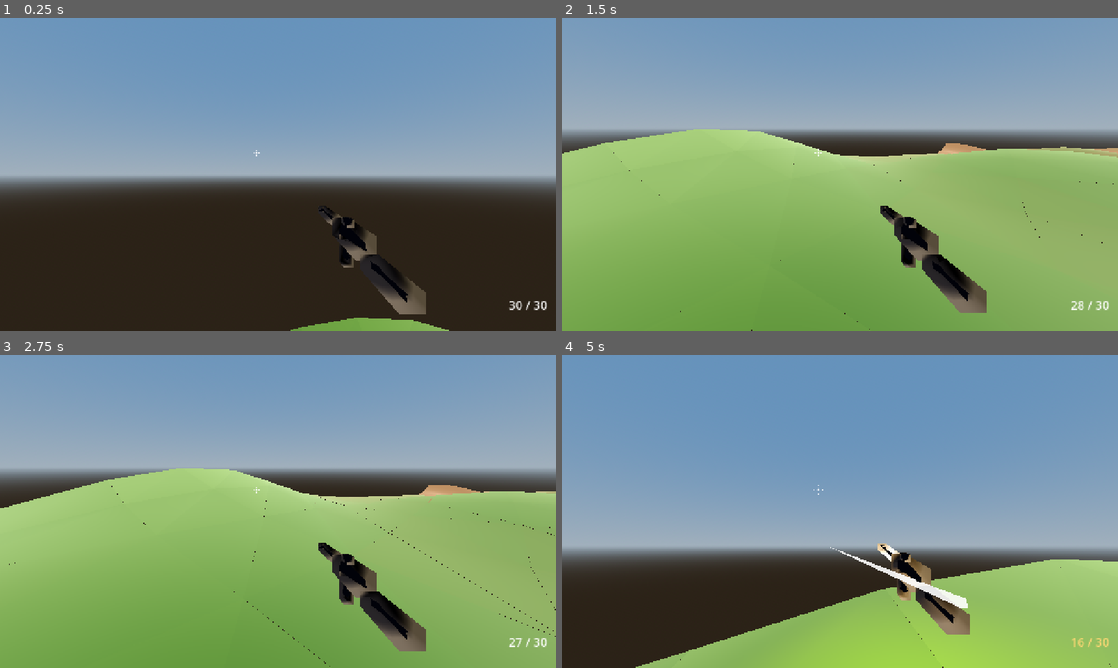
Above: before the commit, frames 1-4 (two rows, left to right).
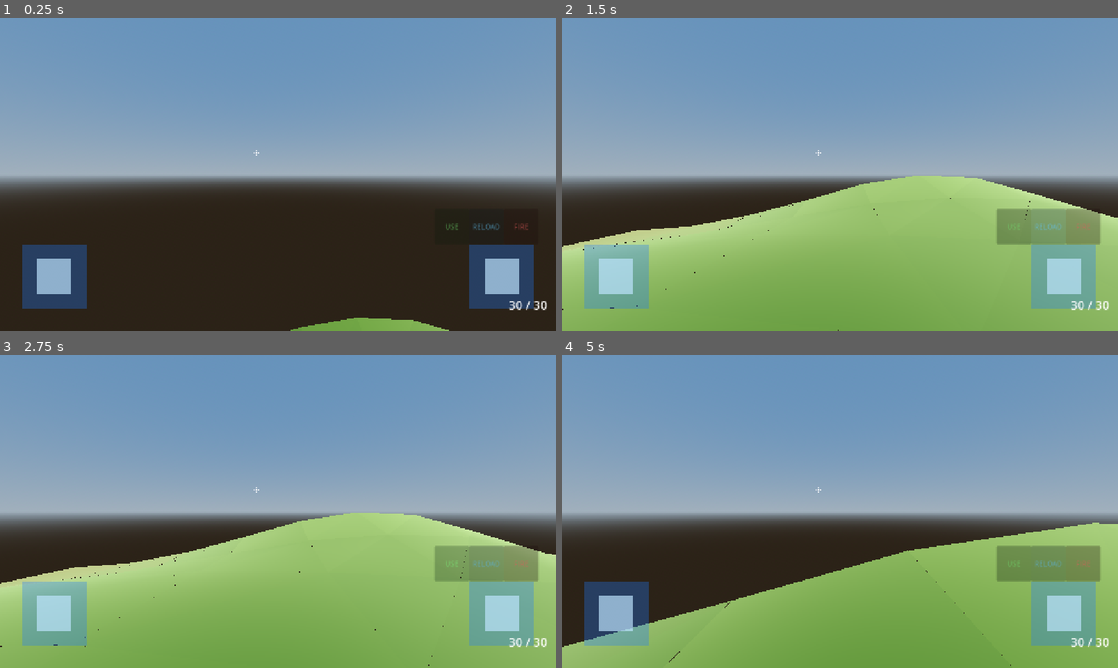
Above: after the commit, the same moments.

Repository: cybernattor/rankborn
Game: Godot game, scene res://scenes/game/game_scene.tscn
The game is run twice, just before and just after one commit, with the same random seed, the same clock (stepped at 60 frames per second) and the same inputs. This scene is started directly instead of the project's main scene.
Inputs (mouse positions are in pixels of both pictures, inside the frame that each line leads up to):
- Up to frame 1 (0.25 s): no input
- Up to frame 2 (1.5 s): click (1084, 227) at 0.5 s, where only the run after the commit has a clickable "FIRE"; click (1051, 227) at 1.25 s, where only the run after the commit has a clickable "RELOAD"
- Up to frame 3 (2.75 s): click (450, 564) at 2 s, where only the run after the commit has a clickable "USE"
- Up to frame 4 (5 s): tap Enter (ui_accept) at 2.75, 3.02, 3.77 s; move the mouse to (867, 511) at 2.77 s; press the mouse at (867, 511) at 2.78 s; hold W (move_forward) from 2.78 s (still down); move the mouse to (812, 511) at 3.52 s; release the mouse at (812, 511) at 3.53 s; right-click (812, 511) at 3.6 s; click (812, 511) at 3.8 s; move the mouse to (851, 505) at 4.27 s; press the mouse at (851, 505) at 4.28 s

The runs differ from the first frame. In frame 1, 6.3% of the frame differs, in the area x 4-96%, y 42-95%; in frame 2, 45%, in the area x 0-100%, y 25-100%; in frame 3, 44%; in frame 4, 38%.
Error after the commit: Parse Error: Identifier "shoot_pressed" not declared in the current scope. (res://scripts/weapons/rifle.gd:76)

Commit message:
feat: rework mobile touch controls and Android input detection
- Mobile UI joysticks/buttons switched from TextureRect/TextureButton
  (which need textures that aren't set) to ColorRect/Button with actual
  colors and labels, so the on-screen controls are visible without
  needing art assets yet.
- Show/gate mobile UI by OS.get_name() == "Android" instead of
  DisplayServer.is_touchscreen_available(), which also fires on desktop
  touchscreens, and drive shoot input via button_down instead of
  pressed for lower input latency.
- Sticks now animate back to their actual rest position instead of
  always assuming Vector2.ZERO, fixing recentering when a joystick
  isn't centered in its parent.
- rifle.gd / game_scene.gd: match the same Android-vs-desktop split for
  reading shoot input, and stop gating mobile UI signal wiring on
  .visible (visibility is now decided asynchronously in mobile_ui's own
  _ready(), so the game_scene check could miss it).

Co-Authored-By: Claude Sonnet 5 <noreply@anthropic.com>

Diff:
--- a/scenes/ui/mobile_ui.tscn
+++ b/scenes/ui/mobile_ui.tscn
@@ -9,10 +9,10 @@
 anchor_bottom = 1.0
 grow_horizontal = 2
 grow_vertical = 2
-mouse_filter = 2
+mouse_filter = 0
 script = ExtResource("1")
 
-[node name="LeftJoystick" type="TextureRect" parent="."]
+[node name="LeftJoystick" type="ColorRect" parent="."]
 layout_mode = 1
 anchors_preset = 2
 anchor_left = 0.0
@@ -25,10 +25,10 @@
 offset_bottom = -50.0
 grow_horizontal = 0
 grow_vertical = 0
-modulate = Color(1, 1, 1, 0.35)
+color = Color(0.12, 0.48, 1.0, 0.32)
 mouse_filter = 1
 
-[node name="LeftStick" type="TextureRect" parent="LeftJoystick"]
+[node name="LeftStick" type="ColorRect" parent="LeftJoystick"]
 layout_mode = 1
 anchors_preset = 8
 anchor_left = 0.5
@@ -41,10 +41,10 @@
 offset_bottom = 40.0
 grow_horizontal = 2
 grow_vertical = 2
-modulate = Color(1, 1, 1, 0.7)
+color = Color(0.75, 0.9, 1.0, 0.68)
 mouse_filter = 2
 
-[node name="RightJoystick" type="TextureRect" parent="."]
+[node name="RightJoystick" type="ColorRect" parent="."]
 layout_mode = 1
 anchors_preset = 3
 anchor_left = 1.0
@@ -57,10 +57,10 @@
 offset_bottom = -50.0
 grow_horizontal = 0
 grow_vertical = 0
-modulate = Color(1, 1, 1, 0.35)
+color = Color(0.12, 0.48, 1.0, 0.32)
 mouse_filter = 1
 
-[node name="RightStick" type="TextureRect" parent="RightJoystick"]
+[node name="RightStick" type="ColorRect" parent="RightJoystick"]
 layout_mode = 1
 anchors_preset = 8
 anchor_left = 0.5
@@ -73,10 +73,11 @@
 offset_bottom = 40.0
 grow_horizontal = 2
 grow_vertical = 2
-modulate = Color(1, 1, 1, 0.7)
+color = Color(0.75, 0.9, 1.0, 0.68)
 mouse_filter = 2
 
-[node name="ShootButton" type="TextureButton" parent="."]
+[node name="ShootButton" type="Button" parent="."]
+text = "FIRE"
 layout_mode = 1
 anchors_preset = 3
 anchor_left = 1.0
@@ -90,9 +91,10 @@
 grow_horizontal = 0
 grow_vertical = 0
 modulate = Color(1, 0.4, 0.4, 0.5)
-mouse_filter = 1
+mouse_filter = 0
 
-[node name="ReloadButton" type="TextureButton" parent="."]
+[node name="ReloadButton" type="Button" parent="."]
+text = "RELOAD"
 layout_mode = 1
 anchors_preset = 3
 anchor_left = 1.0
@@ -106,9 +108,10 @@
 grow_horizontal = 0
 grow_vertical = 0
 modulate = Color(0.4, 0.8, 1, 0.5)
-mouse_filter = 1
+mouse_filter = 0
 
-[node name="InteractButton" type="TextureButton" parent="."]
+[node name="InteractButton" type="Button" parent="."]
+text = "USE"
 layout_mode = 1
 anchors_preset = 3
 anchor_left = 1.0
@@ -122,4 +125,4 @@
 grow_horizontal = 0
 grow_vertical = 0
 modulate = Color(0.5, 1, 0.5, 0.5)
-mouse_filter = 1
+mouse_filter = 0
--- a/scripts/ui/mobile_ui.gd
+++ b/scripts/ui/mobile_ui.gd
@@ -1,12 +1,12 @@
 extends Control
 
-@onready var left_joystick: TextureRect = $LeftJoystick
-@onready var left_stick: TextureRect = $LeftJoystick/LeftStick
-@onready var right_joystick: TextureRect = $RightJoystick
-@onready var right_stick: TextureRect = $RightJoystick/RightStick
-@onready var shoot_button: TextureButton = $ShootButton
-@onready var reload_button: TextureButton = $ReloadButton
-@onready var interact_button: TextureButton = $InteractButton
+@onready var left_joystick: Control = $LeftJoystick
+@onready var left_stick: Control = $LeftJoystick/LeftStick
+@onready var right_joystick: Control = $RightJoystick
+@onready var right_stick: Control = $RightJoystick/RightStick
+@onready var shoot_button: Button = $ShootButton
+@onready var reload_button: Button = $ReloadButton
+@onready var interact_button: Button = $InteractButton
 
 var left_drag_id: int = -1
 var right_drag_id: int = -1
@@ -15,6 +15,8 @@
 var shoot_pressed: bool = false
 var reload_pressed: bool = false
 var interact_pressed: bool = false
+var left_stick_rest_position := Vector2.ZERO
+var right_stick_rest_position := Vector2.ZERO
 
 signal move_input(vec: Vector2)
 signal look_input(vec: Vector2)
@@ -23,11 +25,13 @@
 signal interact_input
 
 func _ready() -> void:
-	if not DisplayServer.is_touchscreen_available():
+    left_stick_rest_position = left_stick.position
+    right_stick_rest_position = right_stick.position
+	if OS.get_name() != "Android":
 		hide()
 		return
 
-	shoot_button.pressed.connect(_on_shoot_pressed)
+	shoot_button.button_down.connect(_on_shoot_pressed)
 	shoot_button.button_up.connect(_on_shoot_released)
 	reload_button.pressed.connect(_on_reload_pressed)
 	interact_button.pressed.connect(_on_interact_pressed)
@@ -80,7 +84,7 @@
 
 func _animate_stick_to_center(stick: TextureRect) -> void:
 	var tween = create_tween()
-	tween.tween_property(stick, "position", Vector2.ZERO, 0.15).set_trans(Tween.TRANS_SINE).set_ease(Tween.EASE_OUT)
+	tween.tween_property(stick, "position", _get_stick_rest_position(stick), 0.15).set_trans(Tween.TRANS_SINE).set_ease(Tween.EASE_OUT)
 
 func _on_shoot_pressed() -> void:
 	shoot_pressed = true
@@ -97,3 +101,6 @@
 func _on_interact_pressed() -> void:
 	interact_pressed = true
 	interact_input.emit()
+
+func _get_stick_rest_position(stick: Control) -> Vector2:
+    return left_stick_rest_position if stick == left_stick else right_stick_rest_position
--- a/scripts/weapons/rifle.gd
+++ b/scripts/weapons/rifle.gd
@@ -68,9 +68,11 @@
 			return
 
 	# Проверка ввода стрельбы
-	var shoot_pressed := Input.is_action_pressed("shoot")
-	if player and player.get("mobile_shoot_pressed"):
-		shoot_pressed = true
+		var shoot_pressed := false
+		if OS.get_name() == "Android":
+				shoot_pressed = player != null and bool(player.get("mobile_shoot_pressed"))
+		else:
+				shoot_pressed = Input.is_action_pressed("shoot")
 	if shoot_pressed and can_fire and not is_reloading:
 		shoot()
 
--- a/scripts/world/game_scene.gd
+++ b/scripts/world/game_scene.gd
@@ -43,7 +43,7 @@
 		_spawn_player(my_id)
 
 	# Mobile UI: подключаем сигналы
-	if mobile_ui and mobile_ui.visible:
+	if mobile_ui:
 		mobile_ui.move_input.connect(_on_mobile_move)
 		mobile_ui.look_input.connect(_on_mobile_look)
 		mobile_ui.shoot_input.connect(_on_mobile_shoot)
